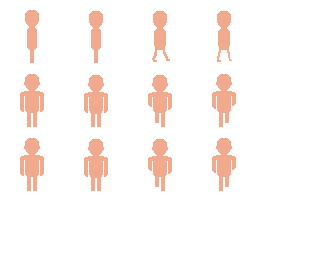
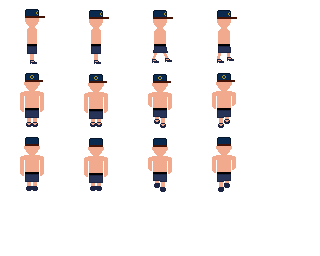
Comparing the layer stacks of the two 320×256 images. Changes:
showed group "HATS" (3 layers) over [left=25, top=9, right=237, bottom=147]
showed "POLICE HAT" over [left=25, top=9, right=237, bottom=147]
showed group "TOPS" (9 layers) over [left=25, top=44, right=235, bottom=189]
showed group "BOTTOMS" (6 layers) over [left=25, top=44, right=233, bottom=190]
showed group "SHOES" (2 layers) over [left=25, top=57, right=235, bottom=192]
painted on "BLUE HEELS" over [left=30, top=57, right=234, bottom=64]
painted on "ALL" over [left=155, top=50, right=233, bottom=62]
